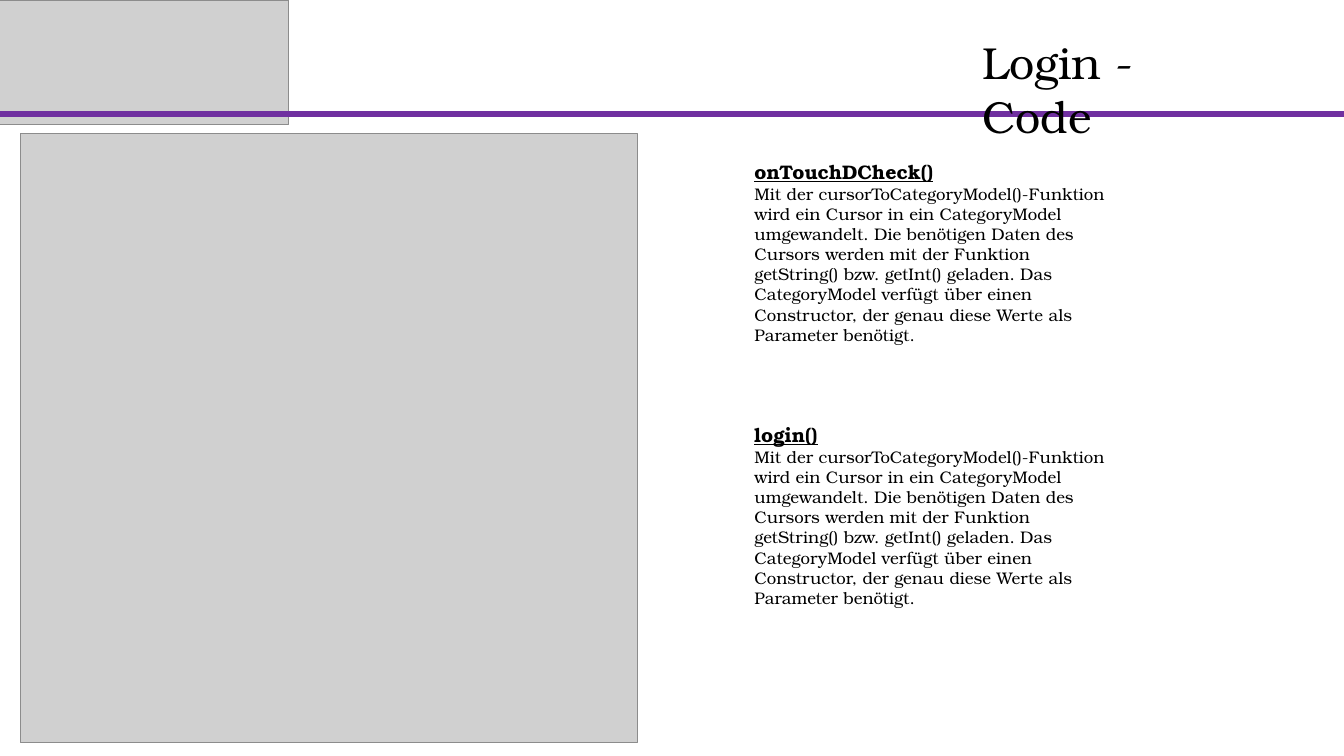
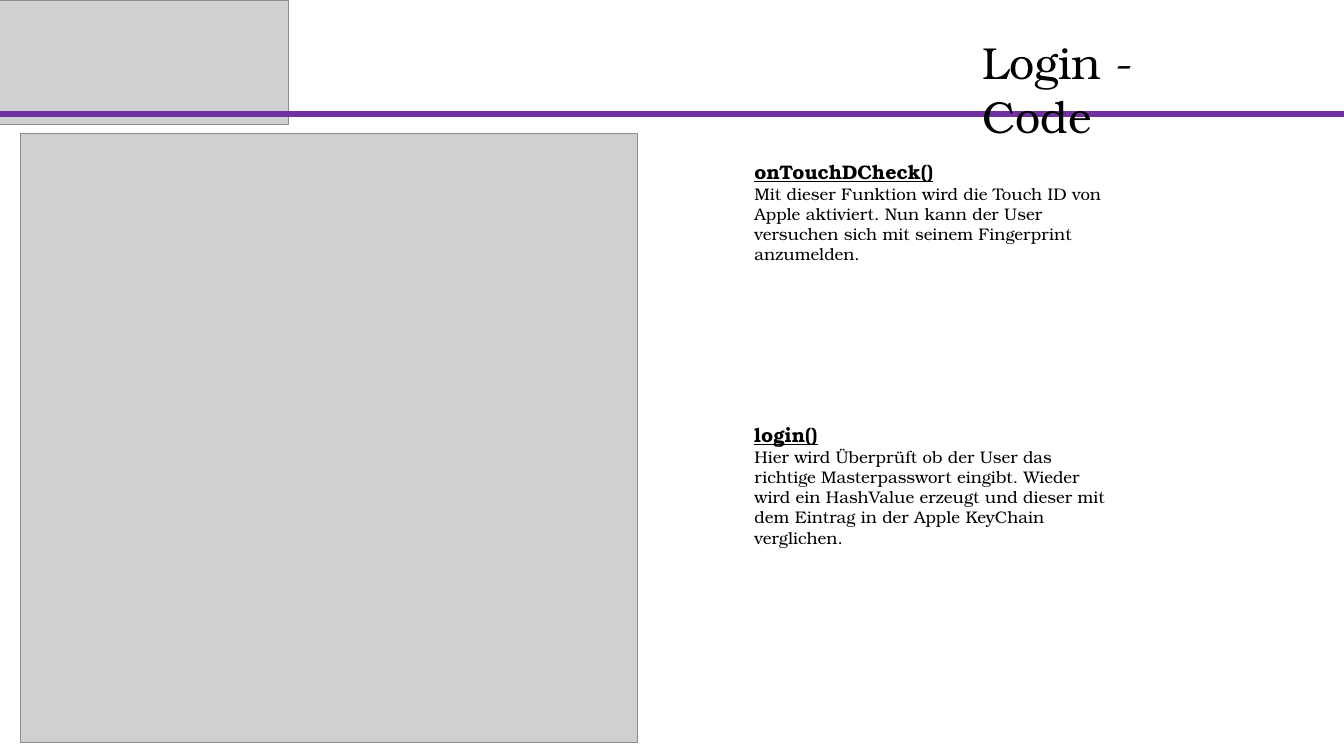
Before and after one commit to Steffen543/Moba2, a slide deck: slide 12 of Moba2-Präsentation.pptx. Drawn at 1344x756 pixels with LibreOffice and Linux fonts; fonts in the diff are those of the drawing; grey boxes stand for pictures. Boxes give left, top, right and bottom in pixels: in the first picture for what was removed or moved away, otherwise in the second. Text is boxed around its words. In the diff, an @@ line names an element or a change of style, - is before the commit and + after.

Commit message:
changed presentation

```diff
--- a/Moba2-Präsentation.pptx
+++ b/Moba2-Präsentation.pptx
@@ text at box(754, 188, 1101, 260): text changed @@
-Mit der cursorToCategoryModel()-Funktion wird ein Cursor in ein CategoryModel umgewandelt. Die benötigen Daten des Cursors werden mit der Funktion getString() bzw. getInt() geladen. Das CategoryModel verfügt über einen Constructor, der genau diese Werte als Parameter benötigt.
+Mit dieser Funktion wird die Touch ID von Apple aktiviert. Nun kann der User versuchen sich mit seinem Fingerprint anzumelden.
@@ text at box(754, 448, 1105, 527): text changed @@
-Mit der cursorToCategoryModel()-Funktion wird ein Cursor in ein CategoryModel umgewandelt. Die benötigen Daten des Cursors werden mit der Funktion getString() bzw. getInt() geladen. Das CategoryModel verfügt über einen Constructor, der genau diese Werte als Parameter benötigt.
+Hier wird Überprüft ob der User das richtige Masterpasswort eingibt. Wieder wird ein HashValue erzeugt und dieser mit dem Eintrag in der Apple KeyChain verglichen.
```
Also in this commit, not shown: 2 other slides changed.
